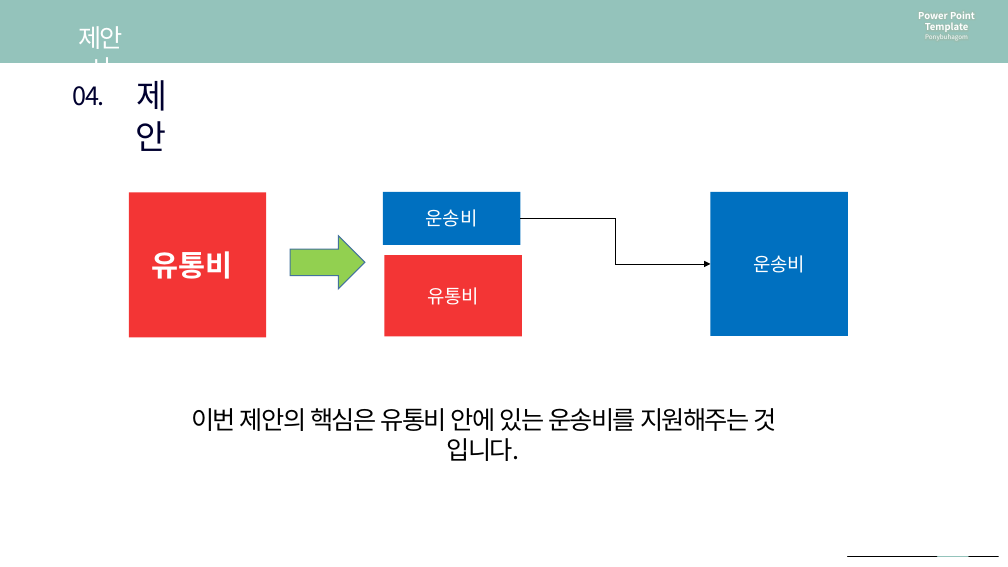
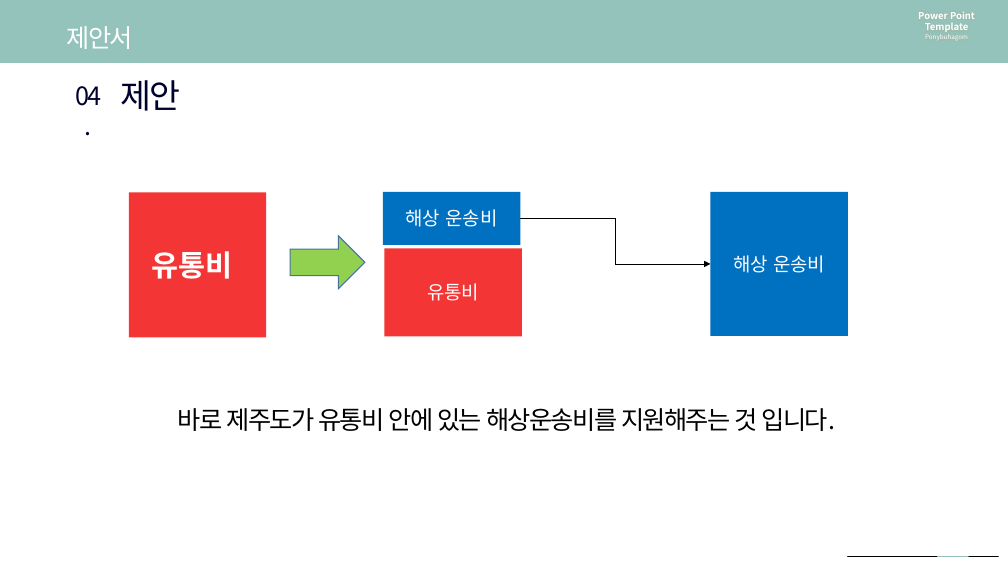
Before and after one commit to so-jeong0127/6-project, a slide deck: slide 24 of 6조 최종 PPT.pptx (slide 22 before the commit). Drawn at 1008x567 pixels with LibreOffice and Linux fonts; fonts in the diff are those of the drawing. Boxes give left, top, right and bottom in pixels: in the first picture for what was removed or moved away, otherwise in the second. Text is boxed around its words. In the diff, an @@ line names an element or a change of style, - is before the commit and + after.

```diff
--- a/6조 최종 PPT.pptx
+++ b/6조 최종 PPT.pptx
@@ text "제안서" rewrapped from bbox=[78, 26, 123, 63] to bbox=[67, 26, 133, 49] @@
@@ text "04." rewrapped from bbox=[73, 86, 105, 106] to bbox=[75, 86, 101, 106] @@
@@ text "제안" rewrapped from bbox=[135, 80, 167, 151] to bbox=[121, 80, 181, 111] @@
@@ text in rectangle at bbox=[405, 209, 498, 227]: text changed @@
-운송비
+해상 운송비
@@ rectangle "유통비": place and size @@
-rectangle "유통비" at bbox=[385, 255, 523, 337]
+rectangle "유통비" at bbox=[385, 249, 523, 337]
@@ text in rectangle at bbox=[733, 255, 825, 273]: text changed @@
-운송비
+해상 운송비
@@ text at bbox=[178, 408, 836, 431]: text changed @@
-이번 제안의 핵심은 유통비 안에 있는 운송비를 지원해주는 것 입니다.
+바로 제주도가 유통비 안에 있는 해상운송비를 지원해주는 것 입니다.
```
Also in this commit, not shown: 9 other slides changed, 4 slides added, 3 slides removed, 13 other files.
